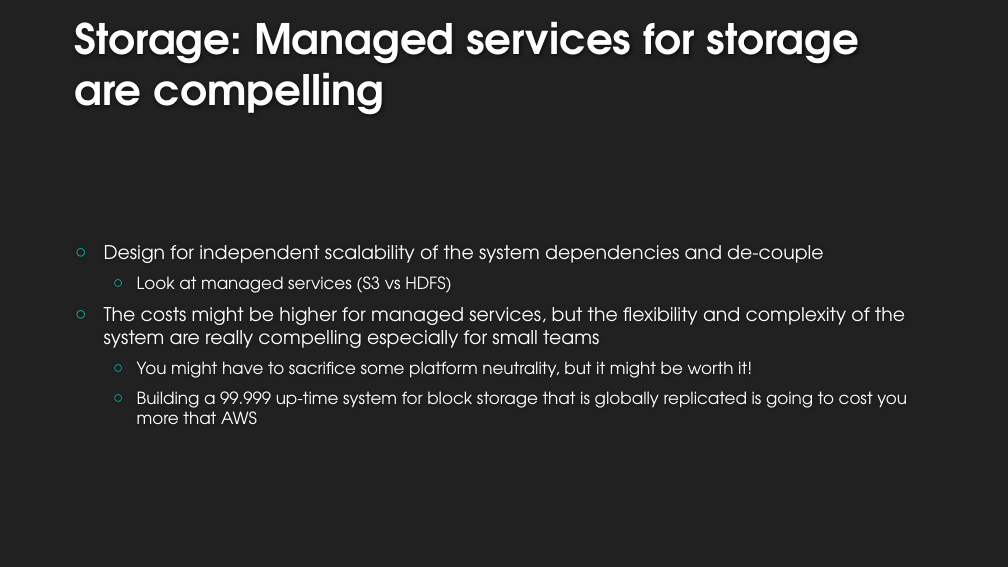
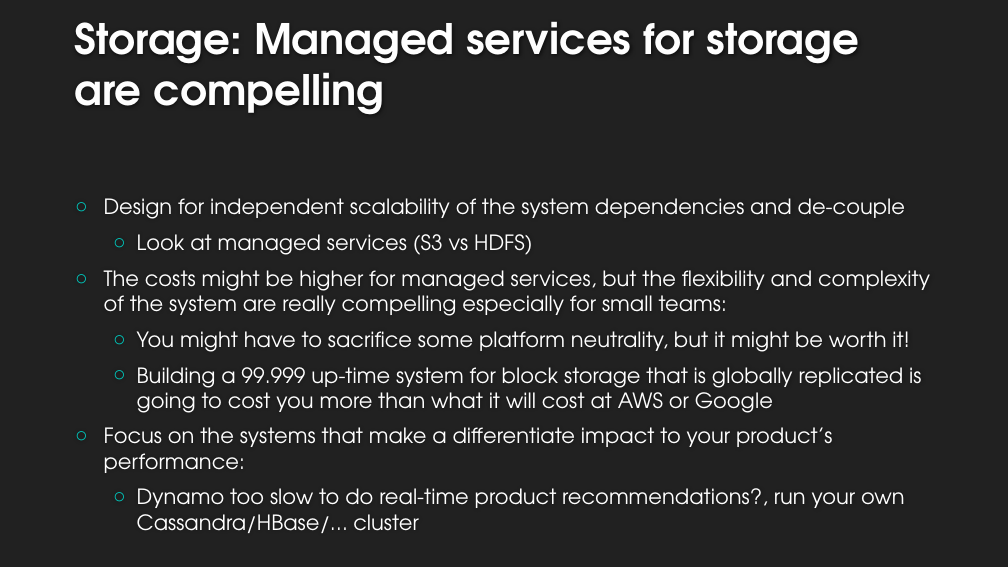
Before and after one commit to bwehrle/Presentations, a slide deck: slide 9 of Recommendations_for_data-processing_systems.pptx. Drawn at 1008x567 pixels with LibreOffice and Linux fonts; fonts in the diff are those of the drawing; background and template pictures are left out. Boxes give left, top, right and bottom in pixels: in the first picture for what was removed or moved away, otherwise in the second. Text is boxed around its words. In the diff, an @@ line names an element or a change of style, - is before the commit and + after.

Commit message:
Added examples and fixed formatting

```diff
--- a/Recommendations_for_data-processing_systems.pptx
+++ b/Recommendations_for_data-processing_systems.pptx
@@ text at (x1=104, y1=198, x2=910, y2=352): size 18 to 20 pt in "Design for independent scalability of the system ..."; size 16 to 20 pt in "Look at managed services (S3 vs HDFS)", "You might have to sacrifice some platform ..." @@
@@ text at (x1=104, y1=270, x2=930, y2=316): text changed; size 18 to 20 pt @@
-○ The costs might be higher for managed services, but the flexibility and complexity of the system are really compelling especially for small teams
+○ The costs might be higher for managed services, but the flexibility and complexity of the system are really compelling especially for small teams:
@@ text at (x1=104, y1=367, x2=921, y2=533): text changed; size 16 to 20 pt @@
-  ○ Building a 99.999 up-time system for block storage that is globally replicated is going to cost you more that AWS
+  ○ Building a 99.999 up-time system for block storage that is globally replicated is going to cost you more than what it will cost at AWS or Google
+○ Focus on the systems that make a differentiate impact to your product’s performance:
+  ○ Dynamo too slow to do real-time product recommendations?, run your own Cassandra/HBase/… cluster
```
Also in this commit, not shown: 11 other slides changed, 6 slides added, 1 slide removed.
